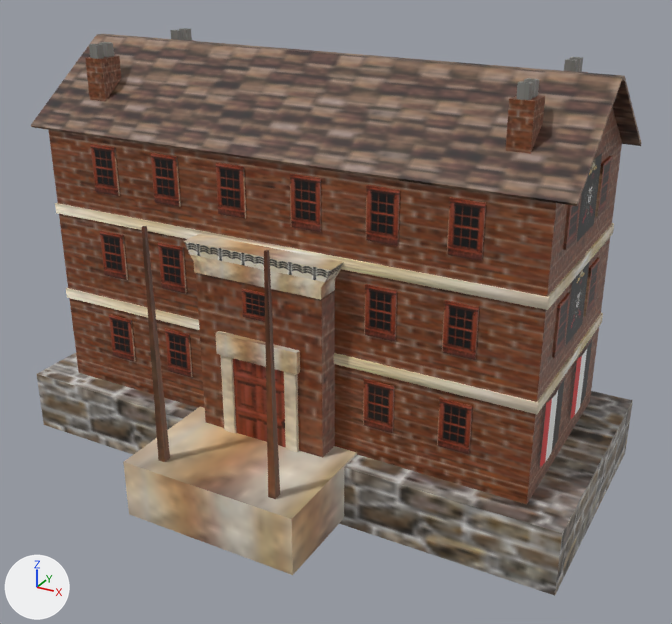
A saved change to the COLLADA model art/meshes/structural/ww1/qg.dae.
The view is the same before and after, from a 50 mm camera at (29.5, -51.5, 33.0) aimed at (2.4, -2.2, 8.4). The axes (+X, +Y, +Z) are drawn at lower left. The lights are the same throughout. Where no turn or scale is listed for an object, it has been applied to the vertices. Vertices at the same position are counted once.

The scene before the commit, as lines of its bpy script (objects in view):
```python
me_cube_028 = bpy.data.meshes.new('Cube.028')
me_cube_028.from_pydata(...)  # 1136 vertices, 1558 faces; spans x -20.0..20.0, y -14.3..9.4, z -3.6..24.6
me_cube_028.materials.append(mat_material_003)  # picture img_ww1_ger_struct_png
ob_qg = bpy.data.objects.new('qg', me_cube_028)
ob_qg.location = (0.0, 0.0, 0.0)
```
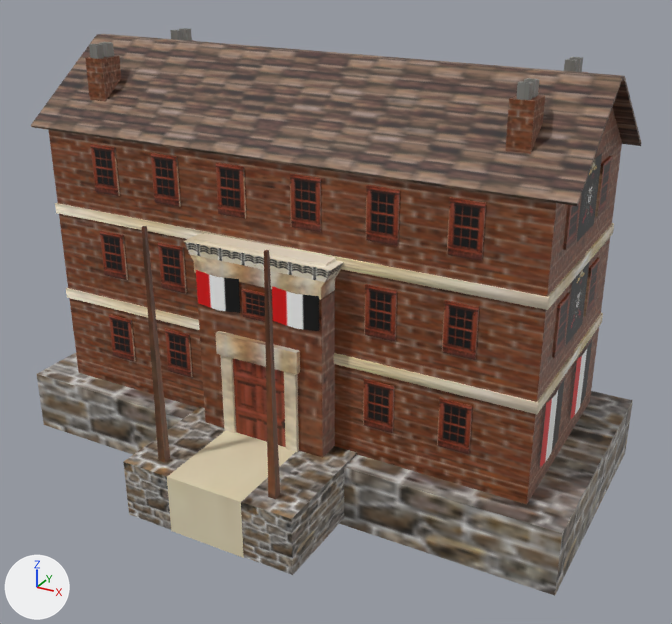
Where the change shows, as pixel boxes [x1, y1, x2, y2] in the pictures (672 x 624 px):
part 1 of me_cube_028, added: after [196, 270, 240, 313]
part 2 of me_cube_028, added: after [272, 286, 319, 331]
part 3 of me_cube_028, built on: before [185, 234, 343, 270]; after [185, 233, 343, 270]
part 4 of me_cube_028, added (beige): after [167, 431, 295, 558]
part 5 of me_cube_028, surface changed: [31, 34, 641, 575] in both

The change in detail:
me_cube_028 is used by ob_qg; location (0.0, 0.0, 0.0).
Verts and faces of me_cube_028; kept vertices keep their numbers, new ones are numbered from 1136.
me_cube_028 had 1136 vertices, 1558 faces and spanned x -20.0..20.0, y -14.3..9.4, z -3.6..24.6.
me_cube_028 now has 1170 vertices, 1594 faces and spans x -20.0..20.0, y -14.4..9.4, z -3.6..24.6.
me_cube_028 part 1: the loose piece of 10 vertices spanning x -4.3..-1.7, y -6.6, z 3.8..7.0 is copied, and the copy is scaled about its middle by (-1.27, 0, 0.751), then moved by (0.2, -1.4, 5.4); it spans x -4.4..-1.2, y -8.0, z 9.6..12.0.
me_cube_028 part 2: the loose piece of 10 vertices spanning x 1.7..4.3, y -6.6, z 3.8..7.0 is copied, and the copy is scaled about its middle by (1.27, 0, 0.751), then moved by (-0.2, -1.4, 5.4); it spans x 1.2..4.4, y -8.0, z 9.6..12.0.
Part 3, on me_cube_028:
2 faces are deleted.
8 vertices are added at x -4.7..4.7, y -7.6..-6.3, z 13.8..13.9.
18 new faces join them.
Part 4, on me_cube_028:
New vertex 1144 is at (-2.7, -14.4, -3.0), pixel (171, 530).
New vertex 1145 is at (-2.7, -14.4, 1.0), pixel (166, 476).
New vertex 1146 is at (-2.7, -6.1, 1.0).
New vertices 1147, 1148, 1149 stand at vertices 1144, 1145, 1146, in that order, plus (5.4, 0.0, 0.0).
New faces: (1144, 1147, 1148), (1145, 1148, 1146), (1144, 1148, 1145), (1146, 1148, 1149).
me_cube_028 part 5: 26 kept faces spanning x -18.7..18.5, y -14.3..8.0, z -3.0..24.5 get new texture (UV) coordinates.
